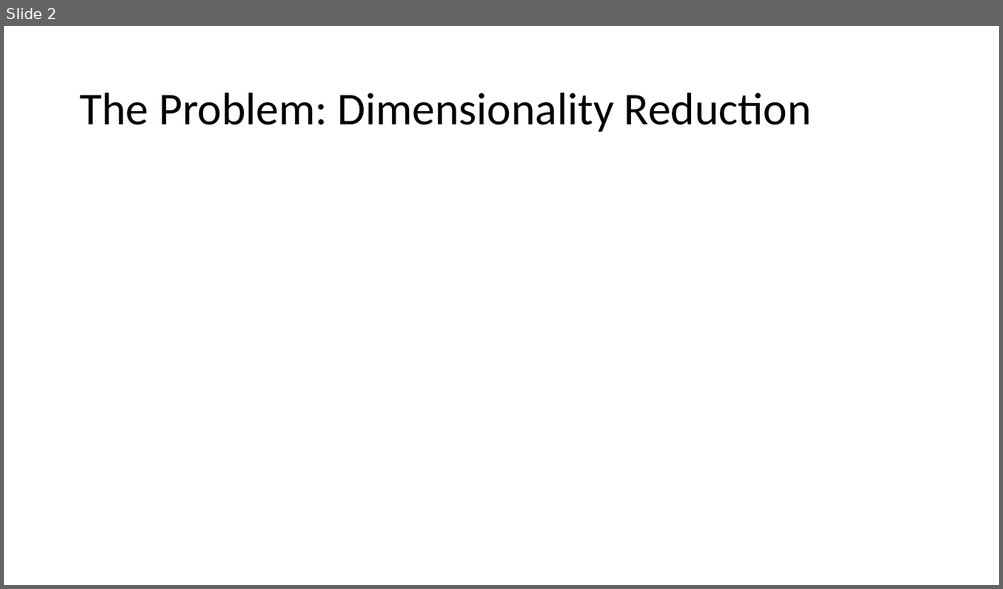
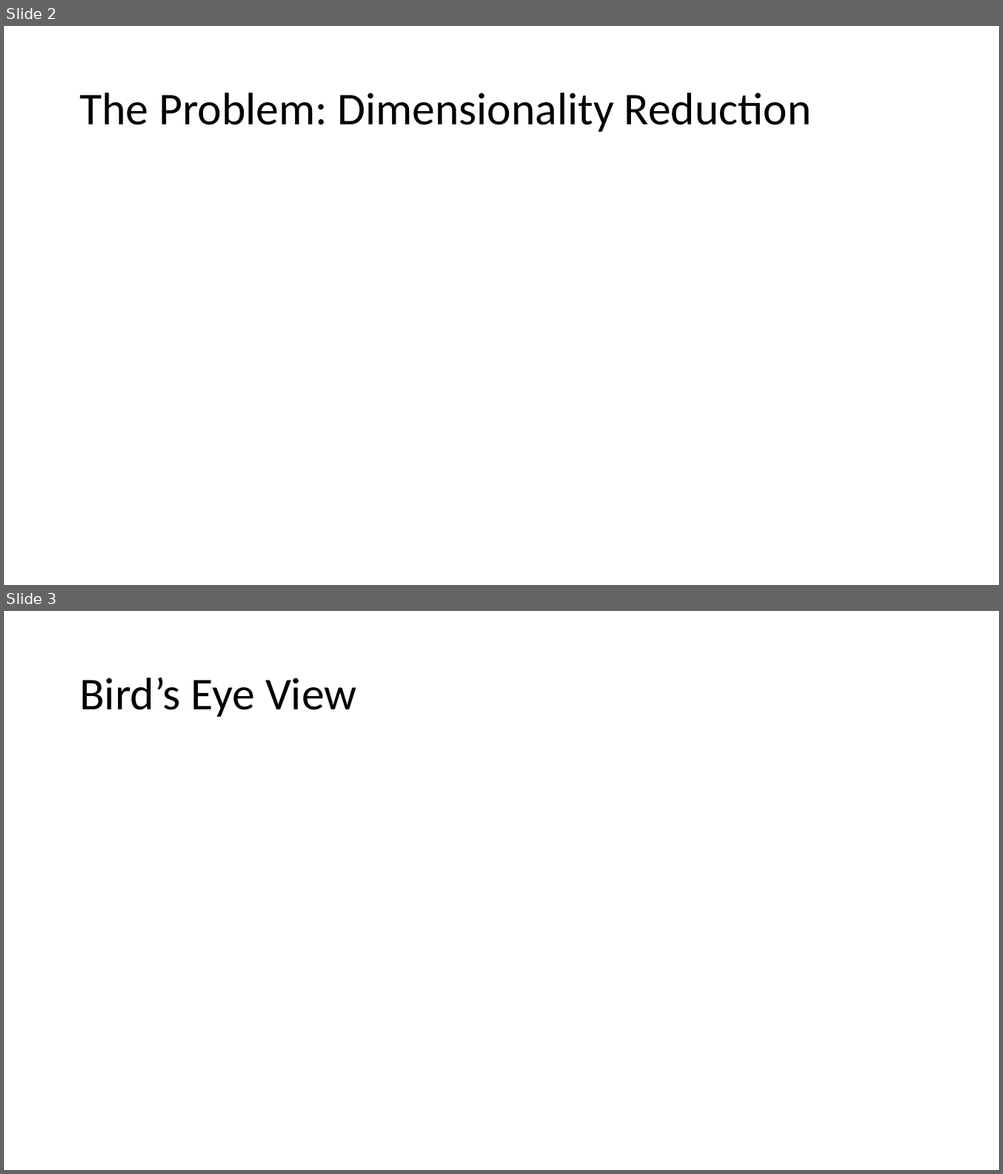
Before and after one commit to nbv3/math465_tsne, a slide deck: math465_tsne.pptx. Shown one above the other, each under a label of ours: slide 2 before the commit, slides 2 and 3 after it. The pictures are 1003x589 and 1003x1174 pixels, drawn with LibreOffice and Linux fonts; fonts in the diff are those of the drawing; grey boxes stand for pictures. Boxes give left, top, right and bottom in pixels: in the first picture for what was removed or moved away, otherwise in the second. Text is boxed around its words. In the diff, an @@ line names an element or a change of style, - is before the commit and + after.

```diff
--- a/math465_tsne.pptx
+++ b/math465_tsne.pptx
@@ slide 3 added at (4, 611, 999, 1170), background #FFFFFF @@
@@ title added at (79, 678, 356, 717), 44 pt, text #000000 @@
+Bird’s Eye View
```
Also in this commit, not shown: 7 other slides added, 1 slide removed.
